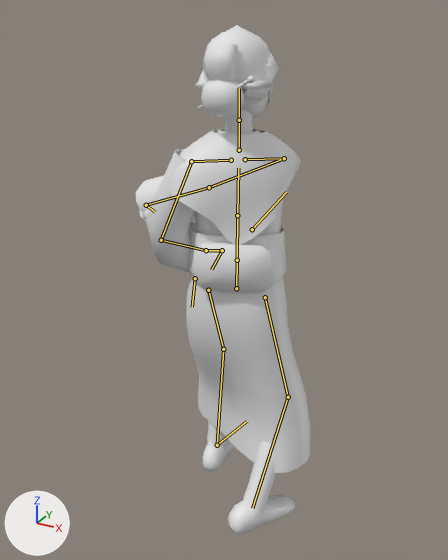
Two versions of the glTF model models/characters/isabella.glb, one commit apart.
Camera for both pictures: a 50 mm camera at (0.84, -1.592, 1.656) aimed at (-0.082, 0.084, 0.817). Every picture has the same lights, and +X, +Y and +Z are marked at lower left. The picture after the commit comes second. Both versions are drawn at frame 5 of the action 'sweep_RL'; the numbers are the values there. The bones that change, and the others that lie on the model, are drawn over the model as lines.

In view in the first picture: 'Body'.
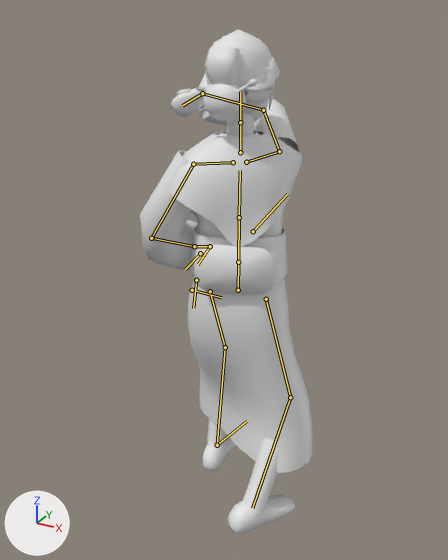
What differs and where, as boxes [x1, y1, x2, y2] in the pictures (448 x 560 px):
'Body', posed
    before: [136, 25, 310, 535]
    after: [140, 29, 312, 534]
bone 'Hips', root to tip
    before: (236, 288) to (237, 260)
    after: (238, 290) to (238, 262)
bone 'UpperArm_L', root to tip
    before: (191, 161) to (161, 240)
    after: (193, 164) to (151, 238)
bone 'LowerArm_L', root to tip
    before: (161, 240) to (206, 250)
    after: (151, 238) to (194, 246)
bone 'Shoulder_R', root to tip
    before: (245, 159) to (284, 158)
    after: (246, 162) to (279, 151)
bone 'UpperArm_R', root to tip
    before: (284, 158) to (209, 187)
    after: (279, 151) to (263, 110)
bone 'LowerArm_R', root to tip
    before: (209, 187) to (146, 205)
    after: (263, 110) to (202, 93)
bone 'Hand_R', root to tip
    before: (146, 205) to (155, 212)
    after: (202, 93) to (182, 105)
bone 'UpperLeg_L', root to tip
    before: (208, 290) to (223, 349)
    after: (210, 291) to (225, 347)
bone 'LowerLeg_L', root to tip
    before: (223, 349) to (217, 445)
    after: (225, 347) to (217, 445)
bone 'UpperLeg_R', root to tip
    before: (265, 297) to (288, 397)
    after: (266, 299) to (290, 397)
bone 'LowerLeg_R', root to tip
    before: (288, 397) to (252, 508)
    after: (290, 397) to (252, 508)

What the commit changed:
Bone 'Hips' (bone_hips) moves from (0.0, -0.068, 0.02) to (0.0, -0.078, 0.03).
Bone 'UpperArm_L' (bone_upperarm_l) turns from (23, 54, -6) to (20, 49, -2) degrees about its own x, y and z.
Bone 'LowerArm_L' (bone_lowerarm_l) turns from (73, 0, 0) to (80, 0, 0) degrees about its own x, y and z.
Bone 'Shoulder_R' (bone_shoulder_r) turns from (0, 0, 0) to (12, 0, 18) degrees about its own x, y and z.
Bone 'UpperArm_R' (bone_upperarm_r) turns from (58, -52, 57) to (76, 30, -20) degrees about its own x, y and z.
Bone 'LowerArm_R' (bone_lowerarm_r) turns from (0, -52, 0) to (94, -6, 56) degrees about its own x, y and z.
Bone 'Hand_R' (bone_hand_r) turns from (27, 61, 156) to (-72, 21, -22) degrees about its own x, y and z.
Bone 'UpperLeg_L' (bone_upperleg_l) turns from (31, -3, 0) to (33, -3, 0) degrees about its own x, y and z.
Bone 'LowerLeg_L' (bone_lowerleg_l) turns from (-37, 0, 0) to (-41, 0, 0) degrees about its own x, y and z.
Bone 'UpperLeg_R' (bone_upperleg_r) turns from (7, 30, -7) to (8, 30, -8) degrees about its own x, y and z.
Bone 'LowerLeg_R' (bone_lowerleg_r) turns from (-36, 0, 0) to (-39, 0, 0) degrees about its own x, y and z.
